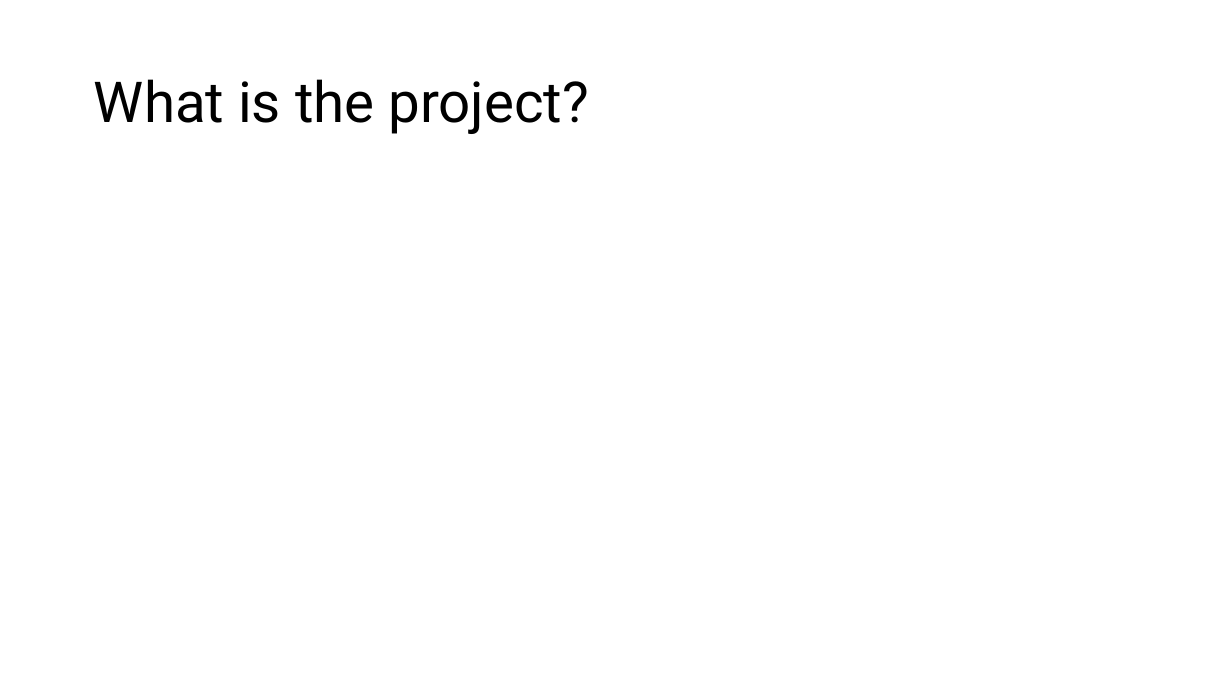
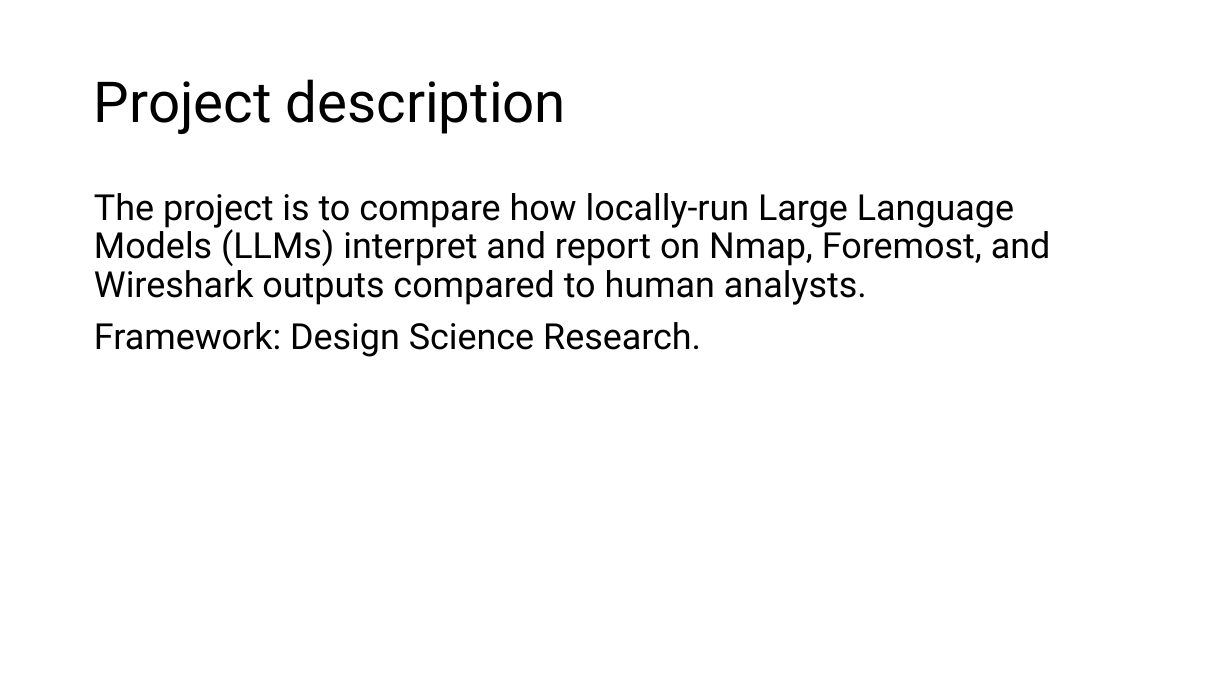
Before and after one commit to DavidSushames/BHB-Capstone, a slide deck: slide 2 of Mid Project Presentation.pptx. Drawn at 1232x693 pixels with LibreOffice and Linux fonts; fonts in the diff are those of the drawing. Boxes give left, top, right and bottom in pixels: in the first picture for what was removed or moved away, otherwise in the second. Text is boxed around its words. In the diff, an @@ line names an element or a change of style, - is before the commit and + after.

```diff
--- a/Mid Project Presentation.pptx
+++ b/Mid Project Presentation.pptx
@@ title at box(94, 79, 566, 134): text changed @@
-What is the project?
+Project description
@@ text added at box(94, 193, 1051, 357), 28 pt, text #000000 @@
+The project is to compare how locally-run Large Language Models (LLMs) interpret and report on Nmap, Foremost, and Wireshark outputs compared to human analysts.
+Framework: Design Science Research.
```
Also in this commit, not shown: 2 other slides changed, 1 slide added, 1 slide removed, 8 other files.
